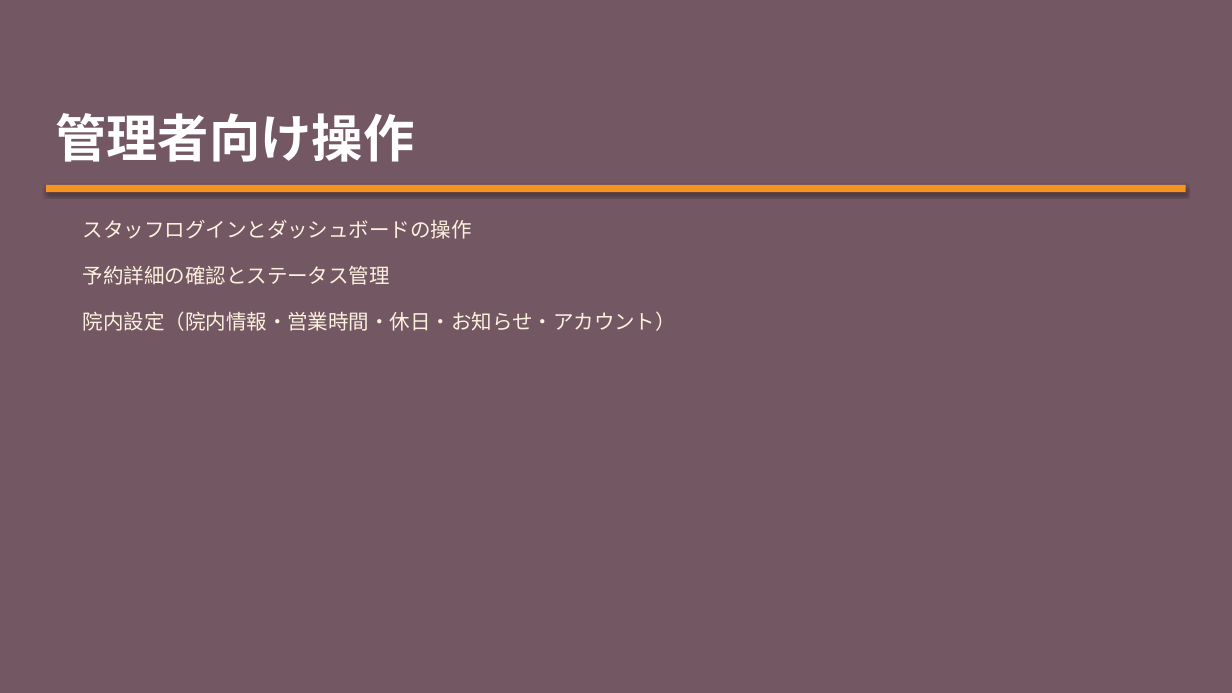
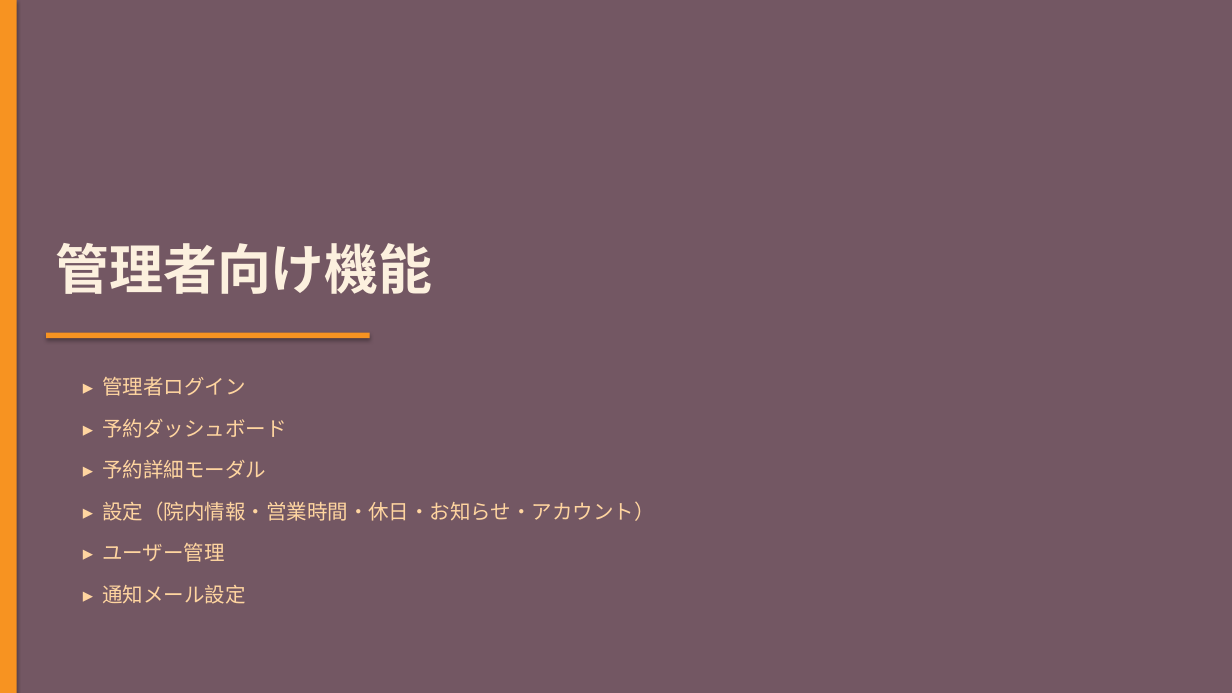
Before and after one commit to Kojinius/fukumoto-reservation, a slide deck: slide 11 of documents/manuals/OnlineAppointSystem_ユーザーマニュアル.pptx. Drawn at 1232x693 pixels with LibreOffice and Linux fonts; fonts in the diff are those of the drawing. Boxes give left, top, right and bottom in pixels: in the first picture for what was removed or moved away, otherwise in the second. Text is boxed around its words. In the diff, an @@ line names an element or a change of style, - is before the commit and + after.

```diff
--- a/documents/manuals/OnlineAppointSystem_ユーザーマニュアル.pptx
+++ b/documents/manuals/OnlineAppointSystem_ユーザーマニュアル.pptx
@@ rectangle: place and size @@
-rectangle at box(46, 185, 1186, 192)
+rectangle at box(0, 0, 17, 693)
@@ text removed at box(83, 220, 472, 239) @@
-スタッフログインとダッシュボードの操作
@@ text at box(55, 243, 432, 294): text changed; size 40 to 42 pt; font Calibri to Noto Sans CJK JP; text colour #FFFFFF to #FCF0DE @@
-管理者向け操作
+管理者向け機能
@@ rectangle added at box(46, 333, 370, 338), fill #F79321 @@
@@ text at box(102, 377, 245, 396): text changed; font Calibri to Noto Sans CJK JP; text colour #FCF0DE to #FFD5A0 @@
-予約詳細の確認とステータス管理
+▸ 管理者ログイン
@@ text added at box(102, 419, 286, 438), 16 pt, text #FFD5A0 @@
+▸ 予約ダッシュボード
@@ text added at box(102, 460, 266, 479), 16 pt, text #FFD5A0 @@
+▸ 予約詳細モーダル
@@ text at box(102, 501, 654, 521): text changed; font Calibri to Noto Sans CJK JP; text colour #FCF0DE to #FFD5A0 @@
-院内設定（院内情報・営業時間・休日・お知らせ・アカウント）
+▸ 設定（院内情報・営業時間・休日・お知らせ・アカウント）
@@ text added at box(102, 543, 224, 562), 16 pt, text #FFD5A0 @@
+▸ ユーザー管理
@@ text added at box(102, 585, 245, 604), 16 pt, text #FFD5A0 @@
+▸ 通知メール設定
```
Also in this commit, not shown: 6 other slides changed, 15 slides added, 13 slides removed, 33 other files.
